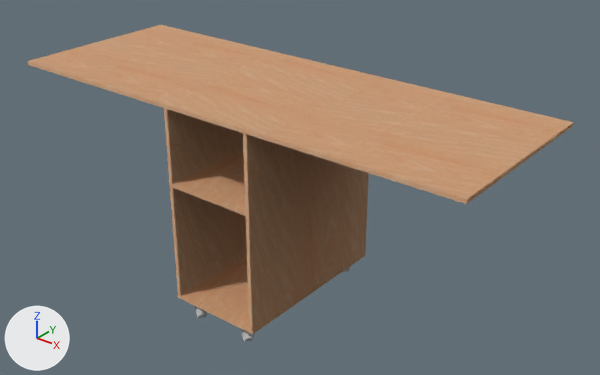
Two versions of the glTF model modelos/mt-estefania.glb, one commit apart.
One viewpoint serves both versions: a camera (50 mm lens) standing at (2.57, -1.83, 2.1) and looking at (0.53, 0.72, 0.51). Arrows for +X, +Y and +Z are at lower left; the lights stay in place. The picture after the commit comes second. Where no turn or scale is listed for an object, it has been applied to the vertices. Vertices at exactly the same position are counted once.

Before the edit, the objects in view are built like this:
```python
mat_material_1 = principled_material('Material_1')
mat_material_1.texture = img_image_0
mat_material_1.roughness = 0.75
me_mesh_0 = bpy.data.meshes.new('Mesh_0')
me_mesh_0.from_pydata(...)  # 3648 vertices, 7200 faces; spans x -0.66..1.56, y 0.23..1.04, z 0.0..0.97
# faces by material slot: [7116, 36, 48]
me_mesh_0.materials.append(mat_material_0)  # light grey #cbcbcb
me_mesh_0.materials.append(mat_material_1)  # picture img_image_0
me_mesh_0.materials.append(mat_material_2)  # picture img_image_1
ob_mesh_0 = bpy.data.objects.new('Mesh_0', me_mesh_0)
ob_mesh_0.location = (0.0, 0.0, 0.0)
```
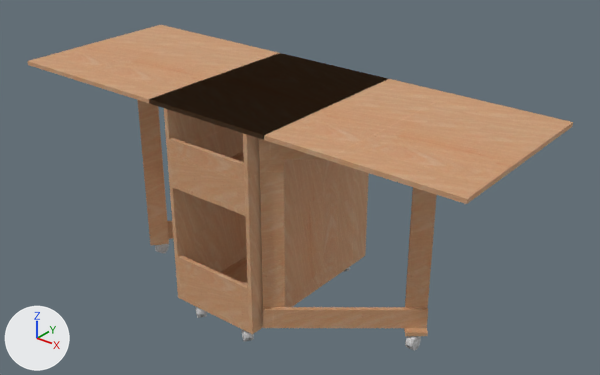
Pixel boxes [x1, y1, x2, y2] of what changed, in the pictures (600 x 375 px; the box of a moved part takes in the faces that stretch with it):
'Mesh_0', surface changed, reshaped
    before: [27, 25, 573, 341]
    after: [27, 25, 573, 351]
part 1 of me_mesh_0, added
    after: [405, 336, 421, 351]
part 2 of me_mesh_0, added
    after: [155, 244, 169, 253]
part 3 of me_mesh_0, added
    after: [405, 336, 421, 347]
part 4 of me_mesh_0, added (brown)
    after: [259, 138, 437, 336]
part 5 of me_mesh_0, added (brown)
    after: [137, 100, 173, 245]
part 6 of me_mesh_0, moved or reshaped
    before: [181, 267, 350, 340]
    after: [178, 255, 350, 340]
part 7 of me_mesh_0, added (brown)
    after: [169, 138, 245, 212]
part 8 of me_mesh_0, surface changed (brown to black)
    both: [29, 41, 571, 199]

What changed in the scene script:
```text
Change mat_material_1:
    remove mat_material_1.texture = img_image_0
    add mat_material_1.base_color = (0.6, 0.6, 0.6)  # light grey #cbcbcb
Add mat_material_3:
    mat_material_3 = principled_material('Material_3')
    mat_material_3.texture = img_image_1
    mat_material_3.roughness = 0.75
Change me_mesh_0:
    used by ob_mesh_0; location = (0.0, 0.0, 0.0)
    remove me_mesh_0.from_pydata(...)  # 3648 vertices, 7200 faces; spans x -0.66..1.56, y 0.23..1.04, z 0.0..0.97
    add me_mesh_0.from_pydata(...)  # 5536 vertices, 10934 faces; spans x -0.66..1.56, y 0.23..1.04, z 0.0..0.97
    me_mesh_0 part 1: a new loose piece of 657 vertices spanning x 1.16..1.2, y 0.62..0.68, z 0.0..0.06
    me_mesh_0 part 2: a new loose piece of 657 vertices spanning x -0.23..-0.18, y 0.51..0.58, z 0.0..0.06
    me_mesh_0 part 3: a new loose piece of 241 vertices spanning x 1.16..1.2, y 0.61..0.69, z 0.03..0.07, in mat_material_0 (light grey #cbcbcb)
    me_mesh_0 part 4: a new loose piece of 40 vertices spanning x 0.67..1.23, y 0.28..0.72, z 0.07..0.95, in mat_material_2 (picture img_image_0)
    me_mesh_0 part 5: a new loose piece of 40 vertices spanning x -0.26..0.23, y 0.47..1.0, z 0.07..0.95, in mat_material_2 (picture img_image_0)
    me_mesh_0 part 6: 260 vertices moved within x 0.28..0.65, y 0.24..1.0, z 0.0..0.07; 4 vertices removed from x 0.25..0.65, y 0.23..1.04, z 0.07; 8 vertices added at x 0.25..0.65, y 0.23..0.25, z 0.09..0.28
    me_mesh_0 part 7: 8 vertices added at x 0.25..0.65, y 0.23..0.25, z 0.63..0.83
    me_mesh_0 part 8: 12 kept faces spanning x -0.66..1.56, y 0.23..1.04, z 0.95..0.97 get new texture (UV) coordinates
    other edits to the shape of me_mesh_0 do not show in these pictures
    add me_mesh_0.materials.append(mat_material_3)  # picture img_image_1
```
